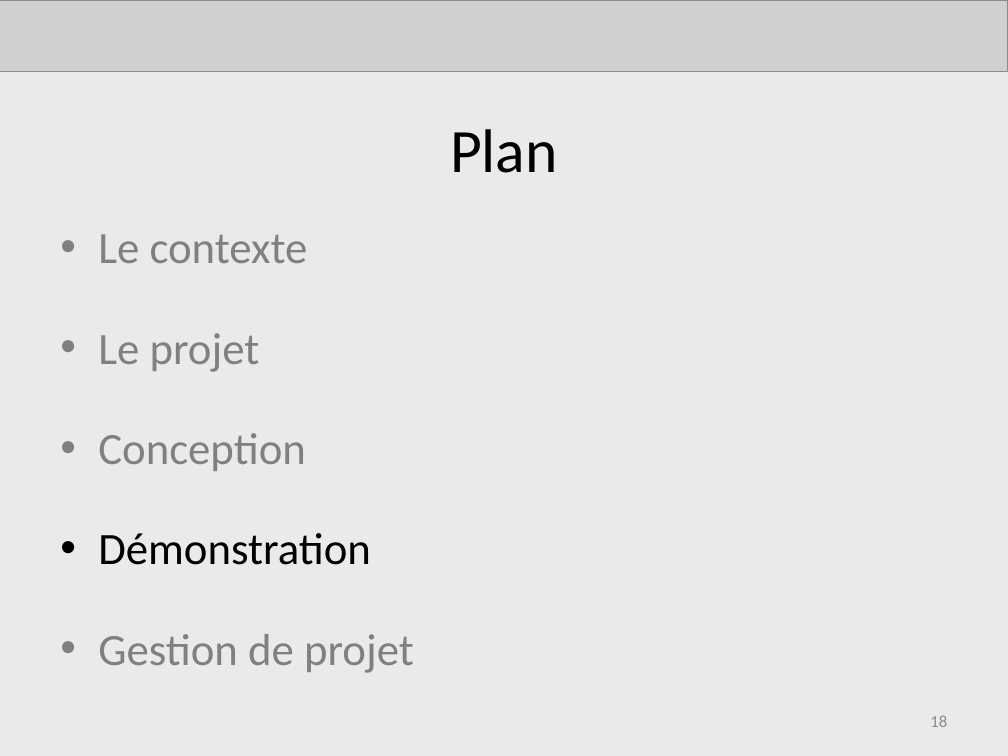
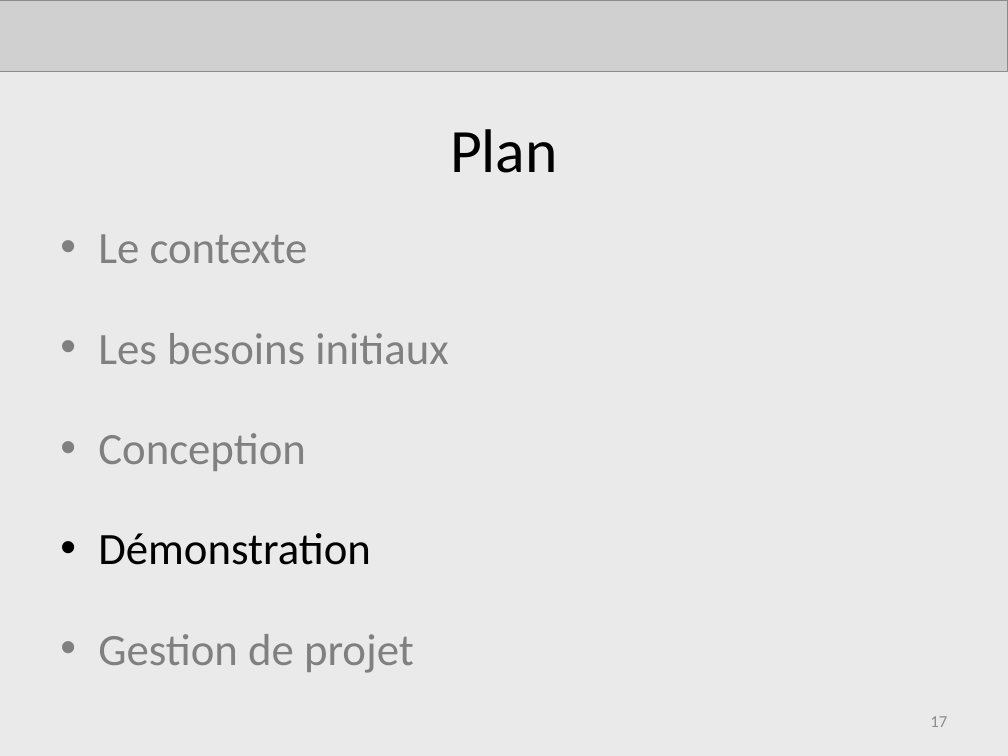
Before and after one commit to AdrienLombard/SimplePass, a slide deck: slide 17 of doc/Présentations/Projet Courchevel - Soutenance finale.pptx (slide 18 before the commit). Drawn at 1008x756 pixels with LibreOffice and Linux fonts; fonts in the diff are those of the drawing; grey boxes stand for pictures. Boxes give left, top, right and bottom in pixels: in the first picture for what was removed or moved away, otherwise in the second. Text is boxed around its words. In the diff, an @@ line names an element or a change of style, - is before the commit and + after.

```diff
--- a/doc/Présentations/Projet Courchevel - Soutenance finale.pptx
+++ b/doc/Présentations/Projet Courchevel - Soutenance finale.pptx
@@ text at (98,333,448,364): text changed @@
-• Le projet
+• Les besoins initiaux
@@ page number at (930,716,947,727): text changed @@
-18
+17
```
Also in this commit, not shown: 7 other slides changed, 2 slides added, 3 slides removed.
